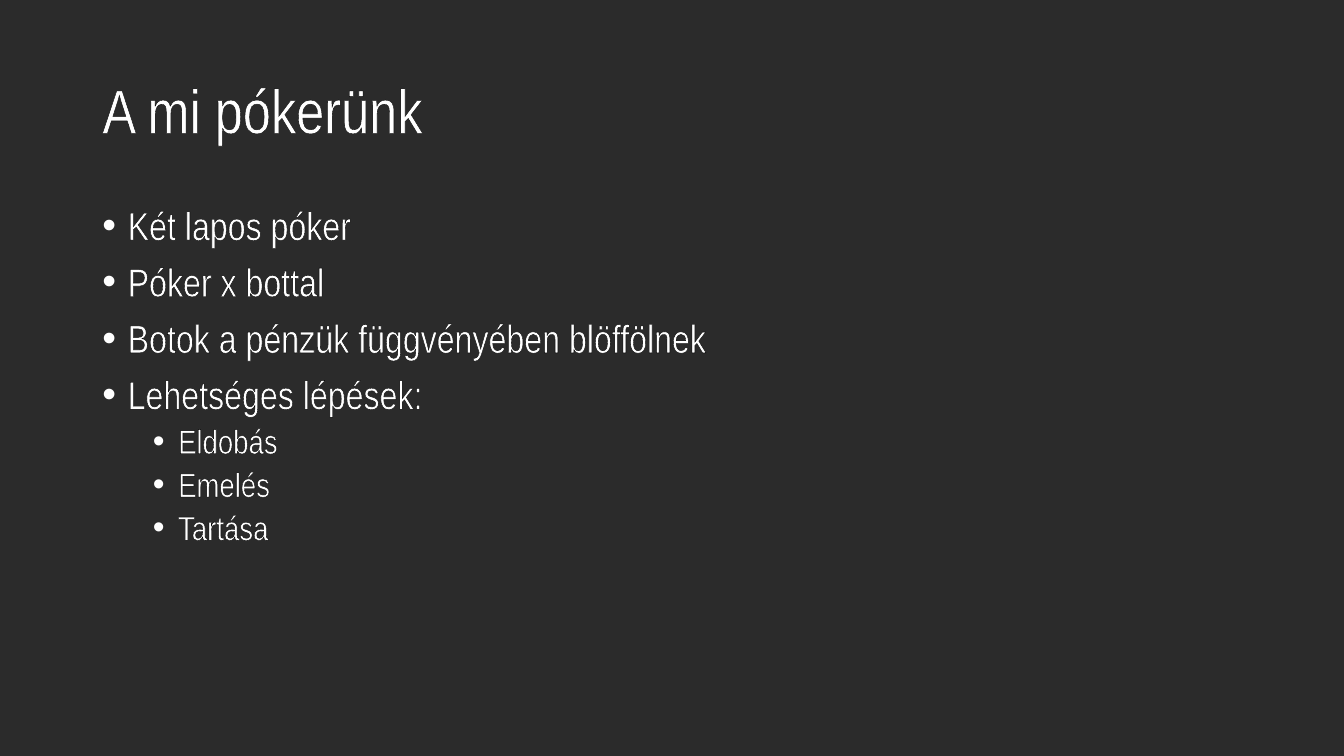
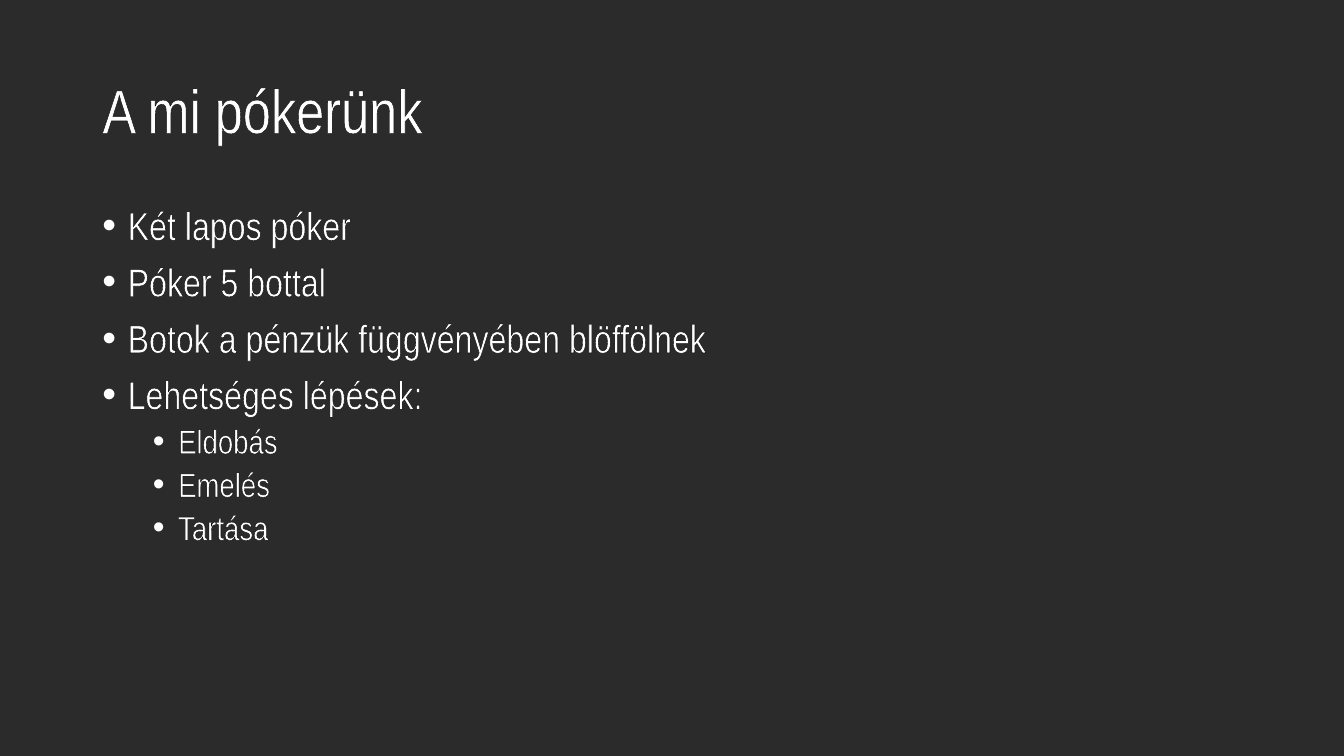
Before and after one commit to pretsbarnabas/Poker, a slide deck: slide 4 of Poker bemutató.pptx. Drawn at 1344x756 pixels with LibreOffice and Linux fonts; fonts in the diff are those of the drawing; background and template pictures are left out; a plain dark background stands for a picture behind light text. Boxes give left, top, right and bottom in pixels: in the first picture for what was removed or moved away, otherwise in the second. Text is boxed around its words. In the diff, an @@ line names an element or a change of style, - is before the commit and + after.

```diff
--- a/Poker bemutató.pptx
+++ b/Poker bemutató.pptx
@@ text at box(128, 268, 326, 297): text changed @@
-• Póker x bottal
+• Póker 5 bottal
```
Also in this commit, not shown: 1 other slide changed.
